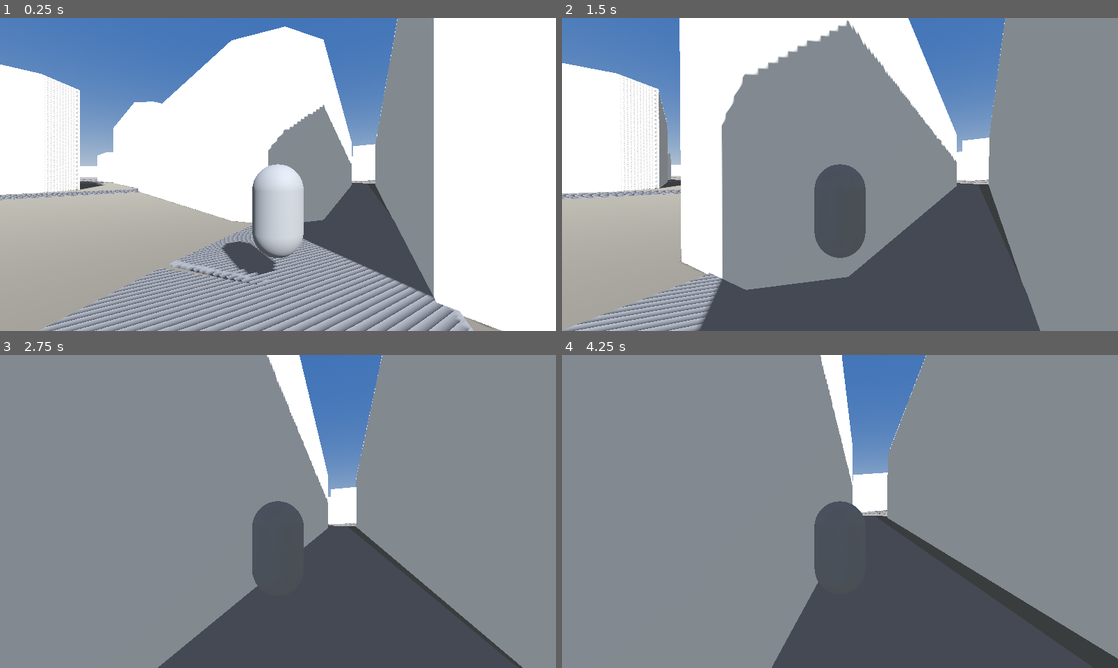
Above: before the commit, frames 1-4 (two rows, left to right).
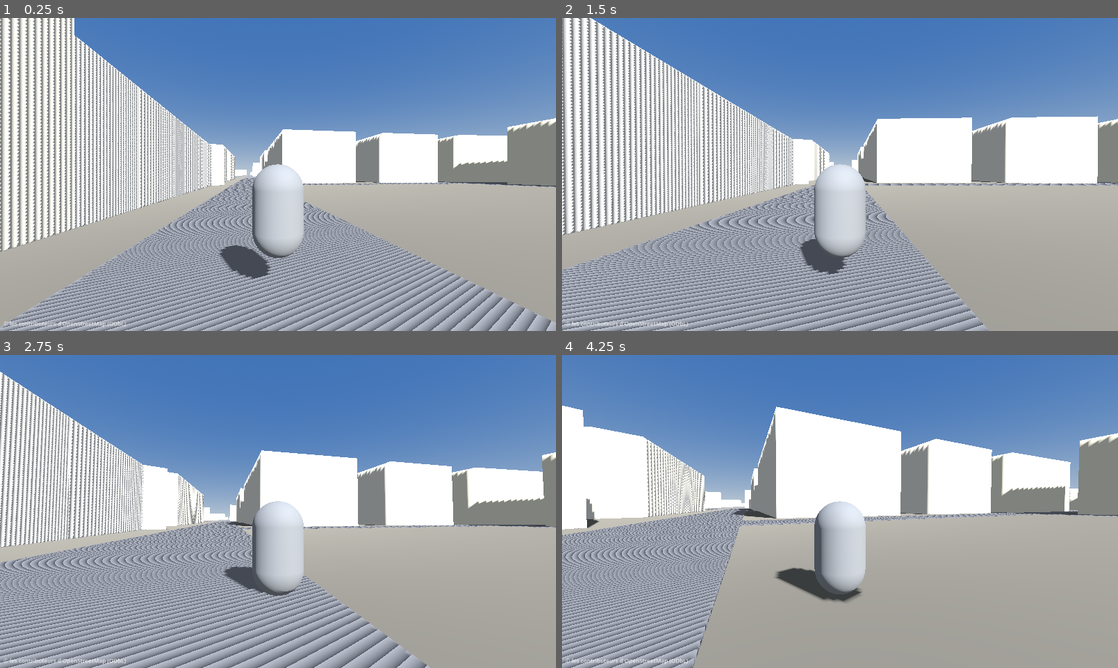
Above: after the commit, the same moments.

Repository: LogixSolutions94/GTDZ
Game: Godot game, scene res://scenes/city_test.tscn
The game is run twice, just before and just after one commit, with the same random seed, the same clock (stepped at 60 frames per second) and the same inputs.
Inputs (mouse positions are in pixels of both pictures, inside the frame that each line leads up to):
- Up to frame 1 (0.25 s): no input
- Up to frame 2 (1.5 s): move the mouse to (867, 174) at 0.52 s; hold Shift (sprint) 0.53-1.28 s; hold W (move_forward) from 0.53 s (still down); tap Space (jump) at 0.77 s; move the mouse to (812, 174) at 1.27 s; tap Shift (sprint) at 1.35 s
- Up to frame 3 (2.75 s): keep holding W (move_forward); tap Space (jump) at 1.52 s; move the mouse to (289, 505) at 2.02 s; hold Shift (sprint) from 2.03 s (still down)
- Up to frame 4 (4.25 s): keep holding W (move_forward); move the mouse to (834, 517) at 2.77 s; release Shift (sprint) at 2.78 s; tap Shift (sprint) at 2.85 s; tap Space (jump) at 3.02, 3.77 s; move the mouse to (878, 514) at 3.52 s; hold Shift (sprint) from 3.53 s (still down)

The runs differ from the first frame. In frame 1, 69% of the frame differs, in the area x 0-100%, y 0-100%; in frame 2, 81%; in frame 3, 84%; in frame 4, 86%.

Commit message:
Controleur TPS type GTA + spawn Grande Poste + attribution OSM a l ecran
- player : camera orbitale (CameraPivot + SpringArm marge 0.25, anti-clipping,
  exclusion du joueur), deplacement relatif camera, corps qui se tourne vers la
  direction de course, acceleration progressive (pattern MIT GDQuest)
- spawn : boulevard devant la Grande Poste (428.2, 1.2, 78.9), calcule depuis
  le batiment OSM ACTEL la Grande Poste (rue la plus proche a 18 m)
- HUD : mention legale (c) les contributeurs d OpenStreetMap (ODbL) en bas
  a gauche, visible en permanence des cette version

Co-Authored-By: Claude Fable 5 <noreply@anthropic.com>

Diff:
--- a/game/scenes/city_test.tscn
+++ b/game/scenes/city_test.tscn
@@ -43,4 +43,19 @@
 [node name="AlgerCentre" parent="." instance=ExtResource("2_city")]
 
 [node name="Player" parent="." instance=ExtResource("1_player")]
-transform = Transform3D(1, 0, 0, 0, 1, 0, 0, 0, 1, 11.2, 1.0, 9.3)
+transform = Transform3D(1, 0, 0, 0, 1, 0, 0, 0, 1, 428.2, 1.2, 78.9)
+
+[node name="HUD" type="CanvasLayer" parent="."]
+
+[node name="OsmCredit" type="Label" parent="HUD"]
+anchors_preset = 2
+anchor_top = 1.0
+anchor_bottom = 1.0
+offset_left = 8.0
+offset_top = -26.0
+offset_right = 420.0
+offset_bottom = -6.0
+grow_vertical = 0
+theme_override_colors/font_color = Color(1, 1, 1, 0.75)
+theme_override_font_sizes/font_size = 13
+text = "© les contributeurs d'OpenStreetMap (ODbL)"
--- a/game/scenes/player/player.tscn
+++ b/game/scenes/player/player.tscn
@@ -15,13 +15,18 @@
 transform = Transform3D(1, 0, 0, 0, 1, 0, 0, 0, 1, 0, 0.9, 0)
 shape = SubResource("CapsuleShape")
 
-[node name="MeshInstance3D" type="MeshInstance3D" parent="."]
+[node name="Skin" type="Node3D" parent="."]
+
+[node name="MeshInstance3D" type="MeshInstance3D" parent="Skin"]
 transform = Transform3D(1, 0, 0, 0, 1, 0, 0, 0, 1, 0, 0.9, 0)
 mesh = SubResource("CapsuleMesh")
 
-[node name="SpringArm3D" type="SpringArm3D" parent="."]
+[node name="CameraPivot" type="Node3D" parent="."]
 transform = Transform3D(1, 0, 0, 0, 1, 0, 0, 0, 1, 0, 1.6, 0)
+
+[node name="SpringArm3D" type="SpringArm3D" parent="CameraPivot"]
 spring_length = 4.0
+margin = 0.25
 
-[node name="Camera3D" type="Camera3D" parent="SpringArm3D"]
+[node name="Camera3D" type="Camera3D" parent="CameraPivot/SpringArm3D"]
 far = 600.0
--- a/game/scripts/player.gd
+++ b/game/scripts/player.gd
@@ -1,26 +1,34 @@
 extends CharacterBody3D
-## Contrôleur 3e personne minimal (phase 0).
+## Contrôleur 3e personne type GTA (phase 1).
+## Caméra orbitale (pivot + SpringArm anti-clipping) ; le corps visible (Skin) se tourne
+## vers la direction de déplacement. Structure inspirée du contrôleur MIT de GDQuest.
 ## ZQSD/WASD (touches physiques) + souris. Espace : saut. Shift : sprint. Échap : souris.
 
 const WALK_SPEED := 5.0
 const SPRINT_SPEED := 9.0
+const ACCELERATION := 14.0
 const JUMP_VELOCITY := 4.5
 const MOUSE_SENSITIVITY := 0.003
-const CAMERA_PITCH_MIN := -1.2
-const CAMERA_PITCH_MAX := 0.5
+const PITCH_MIN := -1.1
+const PITCH_MAX := 0.4
+const SKIN_ROTATION_SPEED := 10.0
 
-@onready var spring_arm: SpringArm3D = $SpringArm3D
+@onready var camera_pivot: Node3D = $CameraPivot
+@onready var spring_arm: SpringArm3D = $CameraPivot/SpringArm3D
+@onready var skin: Node3D = $Skin
 
 
 func _ready() -> void:
 	Input.mouse_mode = Input.MOUSE_MODE_CAPTURED
+	# La caméra ne doit jamais entrer en collision avec le joueur lui-même.
+	spring_arm.add_excluded_object(get_rid())
 
 
 func _unhandled_input(event: InputEvent) -> void:
 	if event is InputEventMouseMotion and Input.mouse_mode == Input.MOUSE_MODE_CAPTURED:
-		rotate_y(-event.relative.x * MOUSE_SENSITIVITY)
+		camera_pivot.rotate_y(-event.relative.x * MOUSE_SENSITIVITY)
 		spring_arm.rotate_x(-event.relative.y * MOUSE_SENSITIVITY)
-		spring_arm.rotation.x = clampf(spring_arm.rotation.x, CAMERA_PITCH_MIN, CAMERA_PITCH_MAX)
+		spring_arm.rotation.x = clampf(spring_arm.rotation.x, PITCH_MIN, PITCH_MAX)
 	elif event.is_action_pressed("ui_cancel"):
 		if Input.mouse_mode == Input.MOUSE_MODE_CAPTURED:
 			Input.mouse_mode = Input.MOUSE_MODE_VISIBLE
@@ -36,14 +44,18 @@
 		velocity.y = JUMP_VELOCITY
 
 	var input_dir := Input.get_vector("move_left", "move_right", "move_forward", "move_back")
-	var direction := (transform.basis * Vector3(input_dir.x, 0.0, input_dir.y)).normalized()
+	# Déplacement relatif à la caméra (pas au corps) : style GTA.
+	var direction := (camera_pivot.global_transform.basis * Vector3(input_dir.x, 0.0, input_dir.y))
+	direction.y = 0.0
+	direction = direction.normalized() * input_dir.length()
 	var speed := SPRINT_SPEED if Input.is_action_pressed("sprint") else WALK_SPEED
 
-	if direction:
-		velocity.x = direction.x * speed
-		velocity.z = direction.z * speed
-	else:
-		velocity.x = move_toward(velocity.x, 0.0, speed)
-		velocity.z = move_toward(velocity.z, 0.0, speed)
+	var target := direction * speed
+	velocity.x = move_toward(velocity.x, target.x, ACCELERATION * delta * speed)
+	velocity.z = move_toward(velocity.z, target.z, ACCELERATION * delta * speed)
+
+	if direction.length_squared() > 0.001:
+		var target_yaw := atan2(direction.x, direction.z)
+		skin.rotation.y = lerp_angle(skin.rotation.y, target_yaw, SKIN_ROTATION_SPEED * delta)
 
 	move_and_slide()
Not shown, changed: docs/03_ressources_open_source.md
